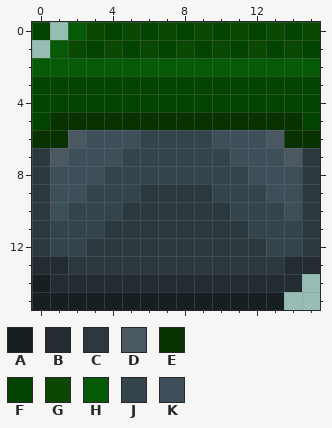
Pixel-art sprite, stored at Sprites/Tiles/Walkable/Stone2.png. This is how it looked before the edit.
The file is 16x16 pixels. Colours within 5 levels of each other are drawn and written as one.
Palette (. is transparent): A #181f23  B #222c31  C #2b383e  D #4a5961  E #083301  F #034500  G #0b4902  H #065905  J #34444c  K #3d4f58
Pixels before, first column x 0:
 0 F.HGFGFGFGFGFGFG
 1 .HGFGFGFGFGFGFGF
 2 HHHHHHHHHHHHHHHH
 3 FFFFFFFFFFFFFFFF
 4 FFFFFFFFFFFFFFFF
 5 FEEEEEEEEEEEEEEF
 6 EEDKKKJJJJKKKDEE
 7 CDKKKJJJJJJKKKDC
 8 CKKKJJJJJJJJKKKC
 9 CKKJJJCCCCJJJKKC
10 CKJJJCCCCCCJJJKC
11 CJJJCCCCCCCCJJJC
12 CJJCCCCCCCCCCJJC
13 BBCCCCCCCCCCCCBB
14 ABBBBBBBBBBBBBB.
15 AAAAAAAAAAAAAA..
The result:
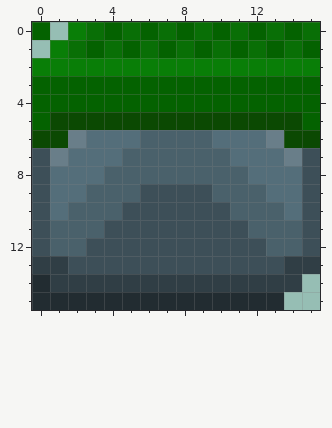
Changes in this commit:
Colour A changes from #181f23 to #222c31.
Colour B changes from #222c31 to #303e45.
Colour C changes from #2b383e to #3d4f58.
Colour D changes from #4a5961 to #697e89.
Colour E changes from #083301 to #0b4902.
Colour F changes from #034500 to #046200.
Colour G changes from #0b4902 to #096f06.
Colour H changes from #065905 to #097e07.
Colour J changes from #34444c to #4a616b.
Colour K changes from #3d4f58 to #546e7a.
